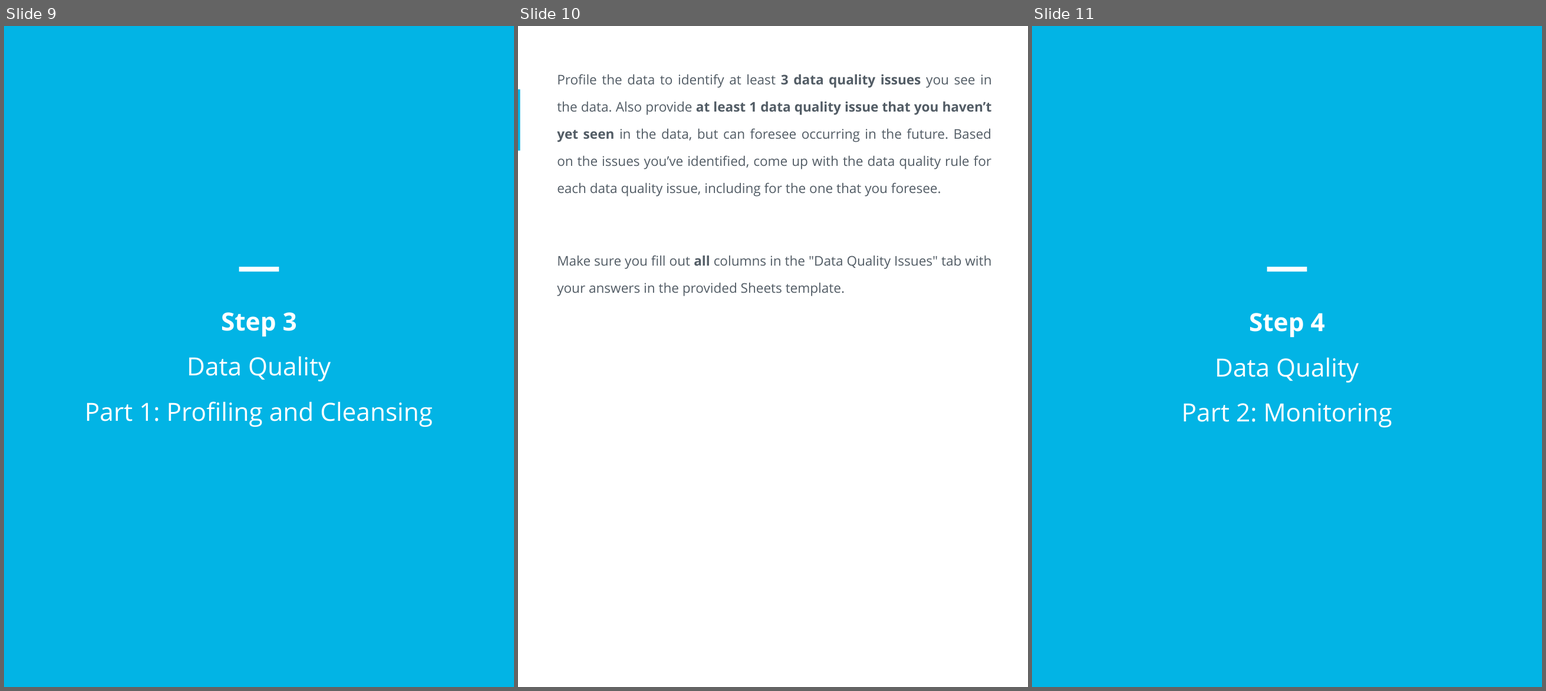
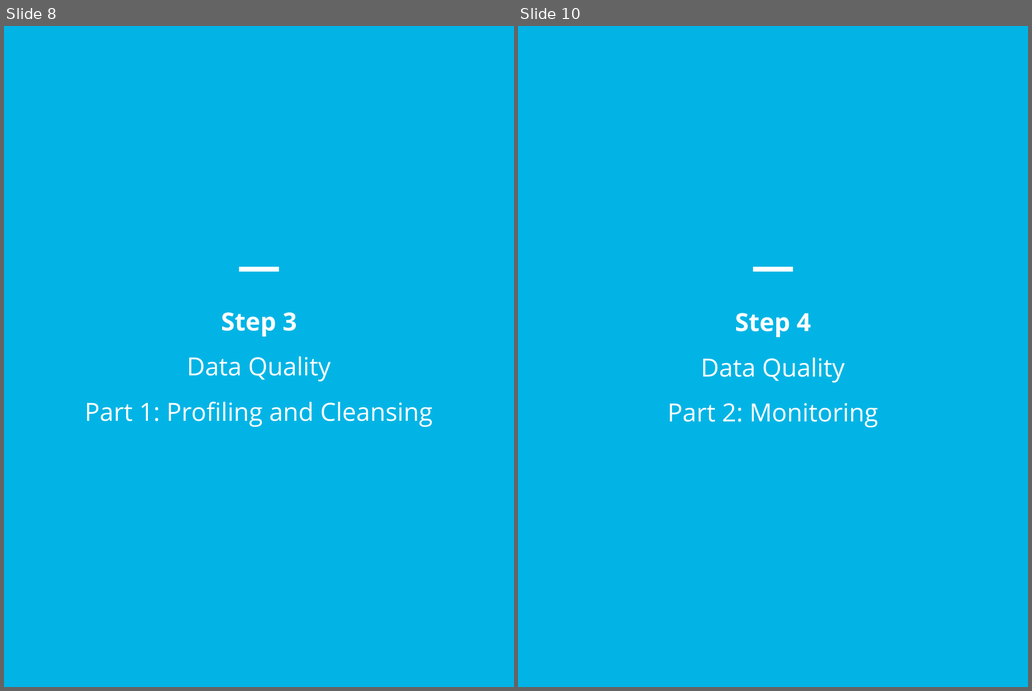
Before and after one commit to SwimLane2/udacity-ai-masters, a slide deck: Modules/03-Data-Architect/projects/Project 4 - SneakerPark Data Governance/report/Documentation/sneakerpark_data_governance.pptx. Shown side by side, each under a label of ours: slides 9, 10 and 11 before the commit, slides 8 and 10 after it; the slides between them are not shown. The pictures are 1546x691 and 1032x691 pixels, drawn with LibreOffice and Linux fonts; fonts in the diff are those of the drawing. Boxes give left, top, right and bottom in pixels: in the first picture for what was removed or moved away, otherwise in the second. Text is boxed around its words. In the diff, an @@ line names an element or a change of style, - is before the commit and + after.

```diff
--- a/Modules/03-Data-Architect/projects/Project 4 - SneakerPark Data Governance/report/Documentation/sneakerpark_data_governance.pptx
+++ b/Modules/03-Data-Architect/projects/Project 4 - SneakerPark Data Governance/report/Documentation/sneakerpark_data_governance.pptx
@@ slide 10 removed at <box>518,26,1028,687</box>, background #FFFFFF @@
@@ text removed at <box>557,74,992,296</box> @@
-Profile the data to identify at least 3 data quality issues you see in the data. Also provide at least 1 data quality issue that you haven’t yet seen in the data, but can foresee occurring in the future. Based on the issues you’ve identified, come up with the data quality rule for each data quality issue, including for the one that you foresee.
-Make sure you fill out all columns in the "Data Quality Issues" tab with your answers in the provided Sheets template.
@@ rectangle removed at <box>518,89,520,150</box> @@
@@ what was slide 9 is now slide 8 @@
@@ what was slide 11 is now slide 10 @@
```
Also in this commit, not shown: 3 slides changed, 1 slide added, 1 other slide removed, 2 other files.
